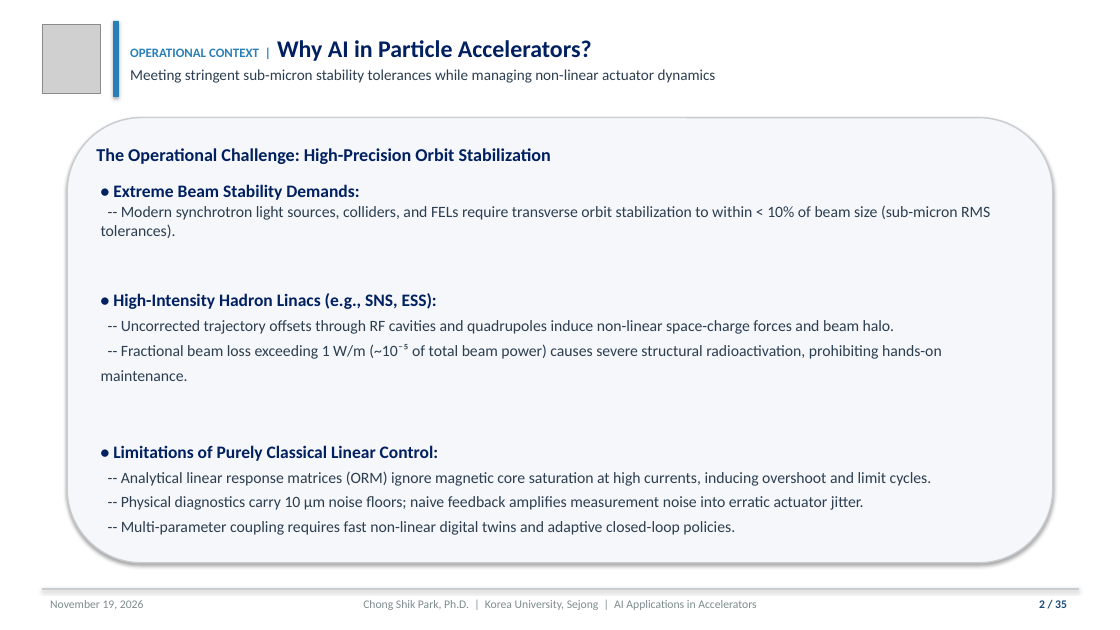
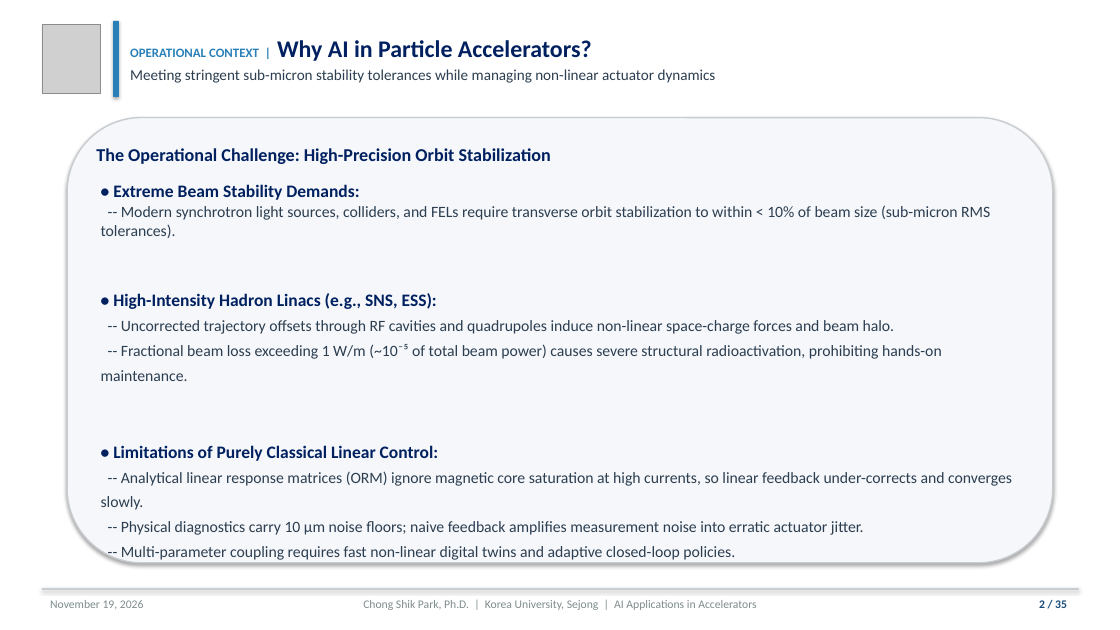
Before and after one commit to cspark7701/ai4acc-mini-hackathon, a slide deck: slide 2 of presentations/Lecture_1_AI_ML_Foundations_and_Control_Slides.pptx. Drawn at 1120x630 pixels with LibreOffice and Linux fonts; fonts in the diff are those of the drawing; grey boxes stand for pictures. Boxes give left, top, right and bottom in pixels: in the first picture for what was removed or moved away, otherwise in the second. Text is boxed around its words. In the diff, an @@ line names an element or a change of style, - is before the commit and + after.

```diff
--- a/presentations/Lecture_1_AI_ML_Foundations_and_Control_Slides.pptx
+++ b/presentations/Lecture_1_AI_ML_Foundations_and_Control_Slides.pptx
@@ text at box(101, 445, 1012, 557): text changed @@
-• Limitations of Purely Classical Linear Control:
--- Analytical linear response matrices (ORM) ignore magnetic core saturation at high currents, inducing overshoot and limit cycles.
--- Physical diagnostics carry 10 μm noise floors; naive feedback amplifies measurement noise into erratic actuator jitter.
--- Multi-parameter coupling requires fast non-linear digital twins and adaptive closed-loop policies.
+• Limitations of Purely Classical Linear Control:
+-- Analytical linear response matrices (ORM) ignore magnetic core saturation at high currents, so linear feedback under-corrects and converges slowly.
+-- Physical diagnostics carry 10 μm noise floors; naive feedback amplifies measurement noise into erratic actuator jitter.
+-- Multi-parameter coupling requires fast non-linear digital twins and adaptive closed-loop policies.
```
Also in this commit, not shown: 12 other files.
